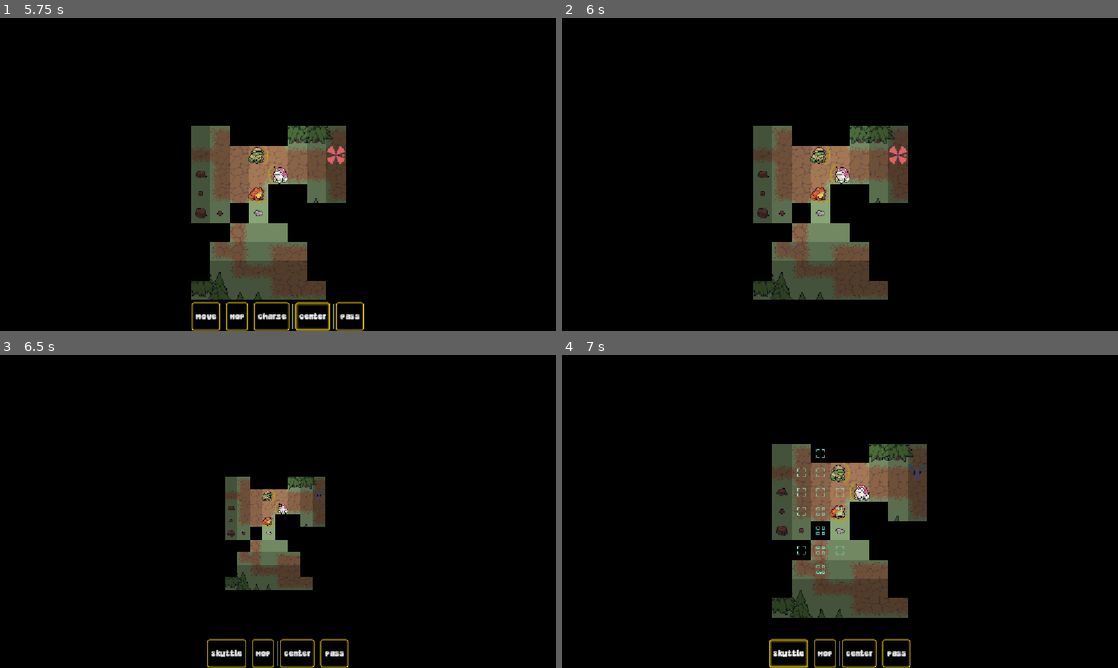
Above: before the commit, frames 1-4 (two rows, left to right).
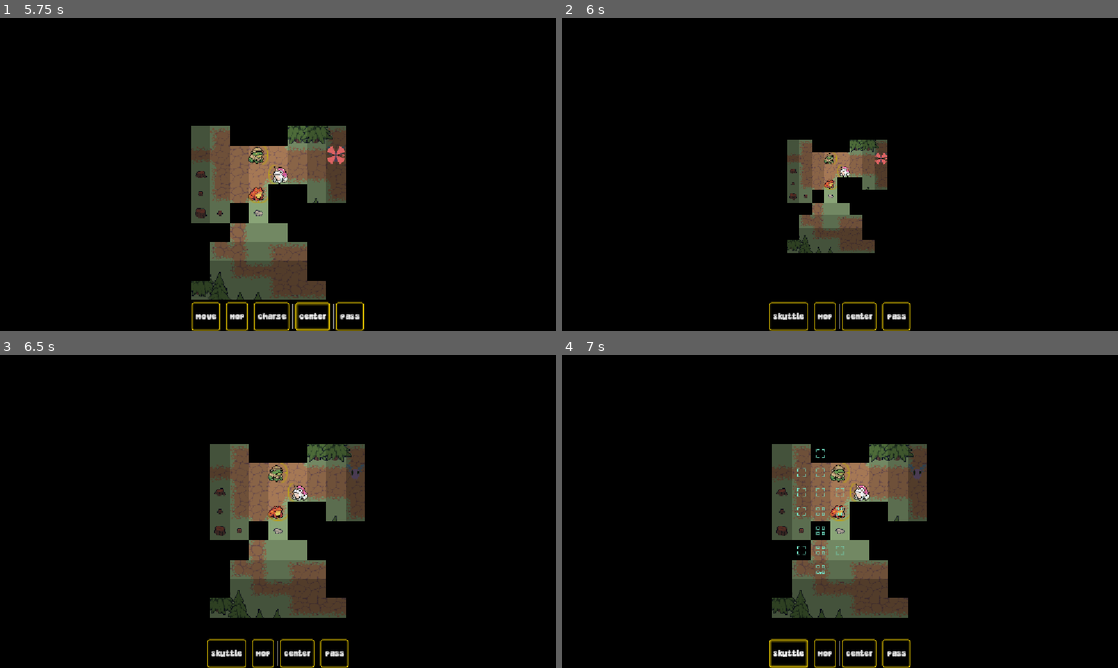
Above: after the commit, the same moments.

Repository: Habidakus/wild-jam-98-signal
Game: Godot game, scene res://scenes/main.tscn
Same seed, same stepped clock (60 frames per second), same inputs: the game is played once before the commit and once after it.
Inputs (mouse positions are in pixels of both pictures, inside the frame that each line leads up to):
- Up to frame 1 (5.75 s): tap Enter at 0.5 s; move the mouse to (400, 158) at 0.52 s; click (400, 158) at 0.67 s; click "Play" at 1.25 s; tap Space at 2 s; move the mouse to (166, 190) at 2.02 s; click (166, 190) at 2.17 s; click "Move" at 2.75 s; click "Hop" at 3.5 s; click "Charge" at 4.25 s; click "Center" at 5 s
- Up to frame 2 (6 s): click "Pass" at 5.75 s
- Up to frame 3 (6.5 s): no input
- Up to frame 4 (7 s): click "Skuttle" at 6.5 s

Frame 1 is identical in both runs. In frame 2, 11% of the frame differs, in the area x 34-63%, y 34-100%; in frame 3, 9.8%; in frame 4, nothing differs.

Commit message:
Moth charge attacks are now full bright, and moth movement in any light is shown at regular moth speed, but moth speed in darkness is instant

Diff:
--- a/scripts/sms_play.gd
+++ b/scripts/sms_play.gd
@@ -547,6 +547,8 @@
 
 func _is_map_loc_in_light(map_loc: Vector2i) -> bool:
 	return %FogOfWarLayer.get_cell_atlas_coords(map_loc).x < 3
+func _is_map_loc_completely_dark(map_loc: Vector2i) -> bool:
+	return %FogOfWarLayer.get_cell_atlas_coords(map_loc).x == 4
 
 
 func _try_get_path_direct_travel(start: Vector2i, end: Vector2i, search_range: int, ignore_nodes: Array[Node], avoid_light: bool, fly: bool) -> Array[Vector2i]:
@@ -730,9 +732,10 @@
 		var path_logic: PathLogic = PathLogic.DIRECT_FLY if fly else PathLogic.DIRECT_RUN
 		var path: Array[Vector2i] = _try_get_path(moth_map_loc, frog_map_loc, ability.ability_range, path_logic, [frog], true)
 		if not path.is_empty():
+			_update_fog_of_war(path)
 			_play_state = PlayState.ANIMATING_COMMAND
 			_ap_remaining -= _selected_ability.ap_cost
-			_animation_stack.add_command(Callable(_moth_move_animation_command).bind(_selected_ability.activation_sound, path))
+			_animation_stack.add_command(Callable(_moth_move_animation_command).bind(null, path))
 			_kill(frog)
 			return true
 	return false
@@ -845,18 +848,26 @@
 	ac.queue_finish(tween, _animation_stack)
 
 
-func _moth_move_animation_command(ac: AnimationCommand, sound: AudioStream, dark_path: Array[Vector2i]) -> void:
+func _moth_move_animation_command(ac: AnimationCommand, sound: AudioStream, path: Array[Vector2i]) -> void:
 	var moth_ug: UnitGraphic = _get_current_unit_graphic()
 	var tween: Tween = create_tween()
-	var duration: float = CHARGE_TIME
+	var duration: float = 0 # CHARGE_TIME
+
+	for map_loc: Vector2i in path:
+		if not _is_map_loc_completely_dark(map_loc):
+			duration += CHARGE_TIME
 	if sound != null:
 		duration = max(sound.get_length(), duration)
 		tween.tween_callback(Callable(moth_ug, "play_sound").bind(sound))
-	for i in range(1, dark_path.size()):
-		var arriving_spot: Vector2i = dark_path[i]
+	for i in range(1, path.size()):
+		var leaving_spot: Vector2i = path[i - 1]
+		var arriving_spot: Vector2i = path[i]
 		var arriving_pos: Vector2 = %TerrainLayer.map_to_local(arriving_spot)
-		tween.tween_property(moth_ug, "position", arriving_pos, duration / (dark_path.size() - 1.0))
-	var final_pos: Vector2 = %TerrainLayer.map_to_local(dark_path.back())
+		var d: float = 0.0
+		if not _is_map_loc_completely_dark(arriving_spot) or not _is_map_loc_completely_dark(leaving_spot):
+			d = duration / (path.size() - 1.0)
+		tween.tween_property(moth_ug, "position", arriving_pos, d)
+	var final_pos: Vector2 = %TerrainLayer.map_to_local(path.back())
 	tween.tween_property(moth_ug, "position", final_pos, 0.0)
 	tween.tween_callback(Callable(moth_ug, "start_idle_animation"))
 	tween.tween_callback(Callable(self, "_update_fog_of_war"))
@@ -1088,7 +1099,7 @@
 	_update_fog_of_war()
 
 
-func _update_fog_of_war() -> void:
+func _update_fog_of_war(extra_fullbright: Array[Vector2i] = []) -> void:
 	%FogOfWarLayer.clear()
 	var light_cones: Dictionary[int, float] = {}
 	for entry: Array in _unit_list:
@@ -1099,6 +1110,8 @@
 			var unit_light_range: int = illumination.ability_range
 			var unit_facing: Vector2i = entry[1]
 			_generate_light_cones(unit_map_loc, unit_light_range, unit_facing, light_cones)
+		for fullbright:Vector2i in extra_fullbright:
+			light_cones[fullbright.x * _max_y + fullbright.y] = 0.0
 	for x in range(-1, _max_x + 1):
 		for y in range(-1, _max_y + 1):
 			var coord: int = x * _max_y + y
Not shown, changed: post-mortem.txt
